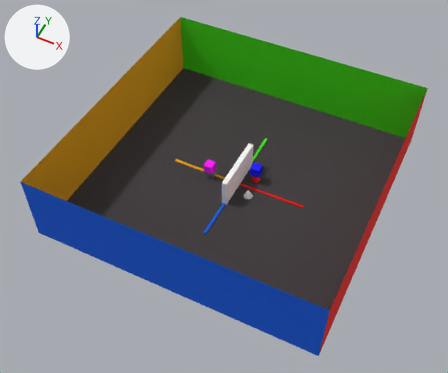
Renders of the Blender file simple-scene-gen.blend from each side of a commit.
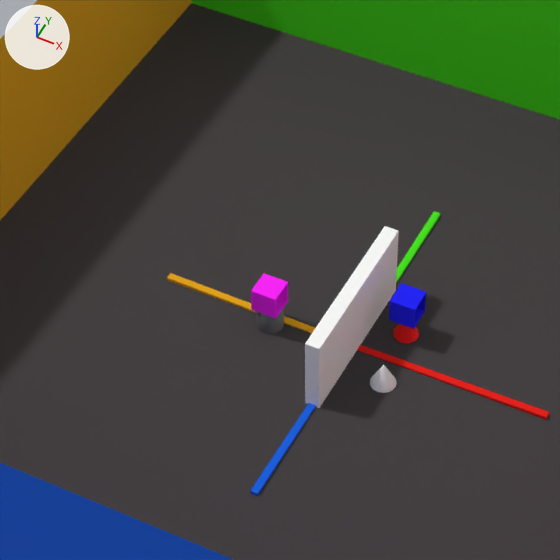
There are two pictures of each version: one whole from a camera (50 mm lens) standing at (3.77, -8.18, 9.97) and looking at (-0.14, -0.38, 0.21), one close up on the part from 27% to 69% of the width and 18% to 69% of the height. The axes (+X, +Y, +Z) are drawn at upper left. The lights are the same throughout.

The first close-up shows 'Cone.001', 'Cone.002', 'Cube.003', 'CubeHollow.001', 'CubeHollow.002', 'Cylinder.001', 'Floor', 'Obstacle'.
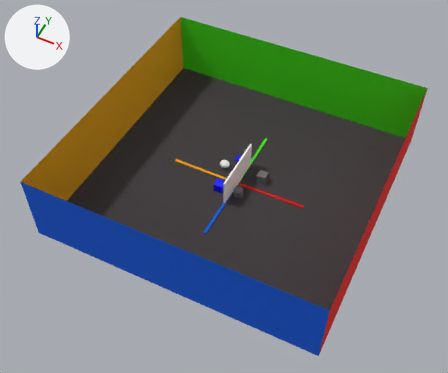
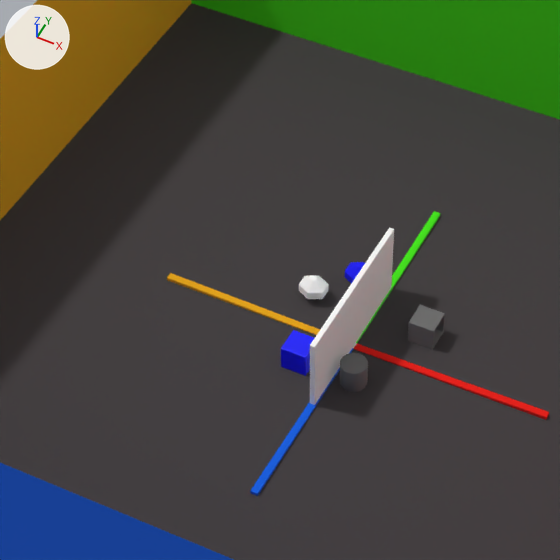
Location of each change, (x1, y1, x2, y2) in pixels of the close-ups (560 x 560 px):
'Obstacle', rescaled (11% narrower): before (305, 226, 399, 408); after (310, 228, 394, 405)
'CubeHollow.001', recoloured, moved: before (389, 283, 426, 329); after (408, 305, 445, 350)
'Cylinder.001', moved: before (256, 308, 284, 334); after (340, 353, 368, 392)
'CubeHollow.002', deleted: before (251, 273, 288, 319)
'Cube.001', added (blue): after (281, 330, 314, 376)
'Diamond.001', added: after (299, 275, 329, 299)
'Cone.002', deleted: before (370, 365, 397, 393)
'Cone.001', deleted: before (393, 324, 419, 343)
'Diamond.002', added: after (345, 262, 365, 284)

The edits, one by one:
Material 'M_CubeHollow.030' (mat_m_cubehollow_030) is new.
Its base color is (0.15, 0.15, 0.15) (dark grey #6c6c6c).
Its roughness is 0.867.
Material 'M_Diamond.023' (mat_m_diamond_023) is new.
Its base color is (0.0, 0.0, 1.0) (blue #0000ff).
Its roughness is 0.85.
Material 'M_Diamond.022' (mat_m_diamond_022) is new.
Its base color is (1.0, 1.0, 1.0) (white #ffffff).
Its roughness is 0.85.
Material 'M_Cube.018' (mat_m_cube_018) is new.
Its base color is (0.0, 0.0, 1.0) (blue #0000ff).
me_cube_038 has 16 vertices, 16 faces and spans x -1.0..1.0, y -1.0..1.0, z 0.0..2.0.
me_cube_038 no longer uses material mat_m_cubehollow_024 (blue #0000ff).
me_cube_038 now uses material mat_m_cubehollow_030 (dark grey #6c6c6c).
Mesh me_circle_004 is new.
It has 24 vertices, 20 faces and spans x -0.99..0.99, y -0.99..0.99, z 0.0..2.0.
It uses material mat_m_diamond_023 (blue #0000ff).
Mesh me_circle_003 is new.
It has 24 vertices, 20 faces and spans x -0.99..0.99, y -0.99..0.99, z 0.0..2.0.
It uses material mat_m_diamond_022 (white #ffffff).
Mesh me_cube_015 is new.
It is a box spanning x -1.0..1.0, y -1.0..1.0, z 0.0..2.0.
It uses material mat_m_cube_018 (blue #0000ff).
Object 'Obstacle' (ob_obstacle) is rescaled from (1.11, 1.29, 1.25) to (0.389, 1.29, 1.25).
Object 'Cone.001' (ob_cone_001) is deleted.
Object 'CubeHollow.001' (ob_cubehollow_001) moves from (0.307, 0.277, 0.2) to (0.445, 0.319, 0.0).
Object 'Cone.002' (ob_cone_002) is deleted.
Object 'Cylinder.001' (ob_cylinder_001) moves from (-0.625, -0.0792, 0.0) to (0.164, -0.311, 0.0).
Object 'CubeHollow.002' (ob_cubehollow_002) is deleted.
Object 'Diamond.002' (ob_diamond_002) is new; it shows me_circle_004.
Its parent is ob_center.
Its location is (-0.222, 0.588, 0.0).
Its scale is (0.1, 0.1, 0.1).
Object 'Diamond.001' (ob_diamond_001) is new; it shows me_circle_003.
Its parent is ob_center.
Its location is (-0.465, 0.311, 0.0).
Its scale is (0.1, 0.1, 0.1).
Object 'Cube.001' (ob_cube_001) is new; it shows me_cube_015.
Its parent is ob_center.
Its location is (-0.266, -0.317, 0.0).
Its scale is (0.1, 0.1, 0.1).
It gains a BEVEL modifier named 'Bevel'.
Modifier setting: width = 0.03.
Modifier setting: width_pct = 0.03.
Modifier setting: segments = 2.
